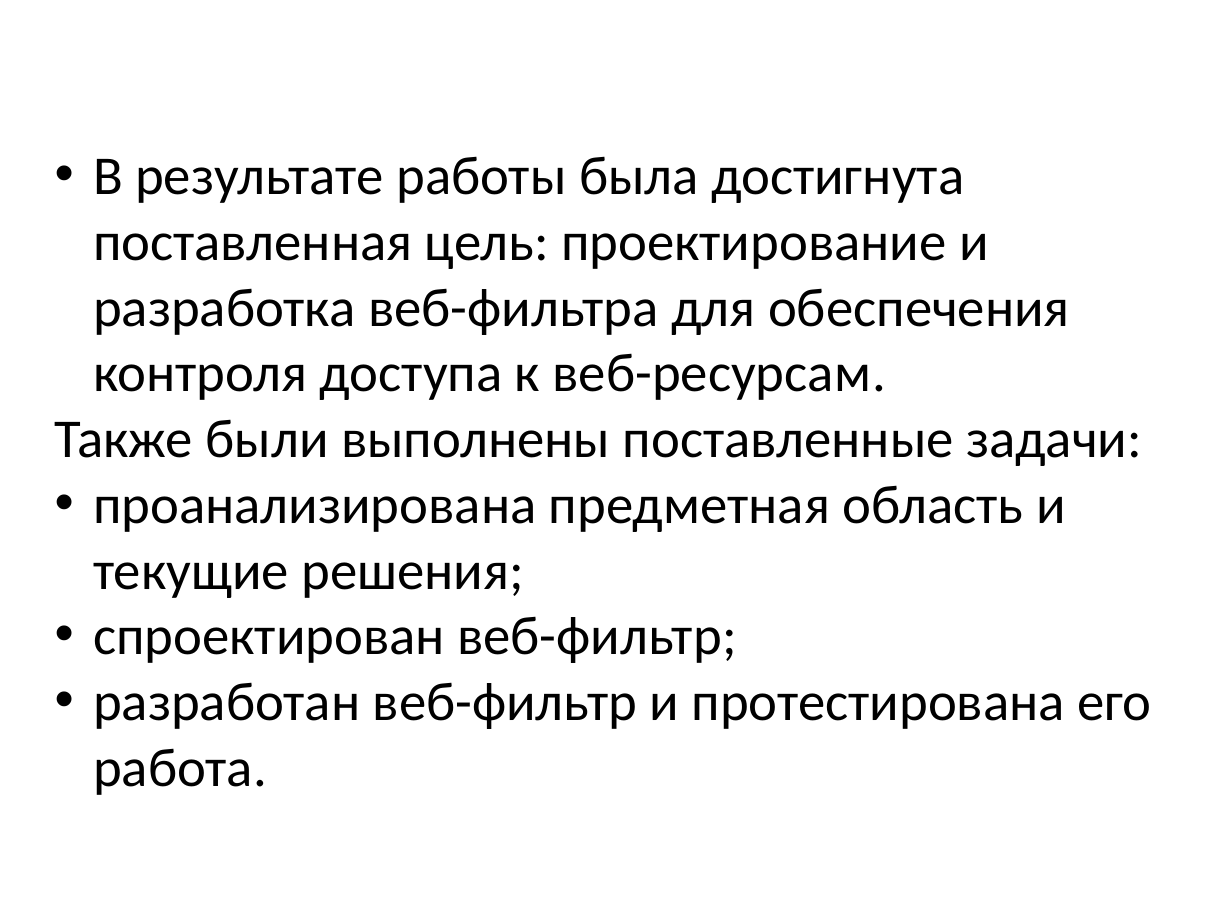
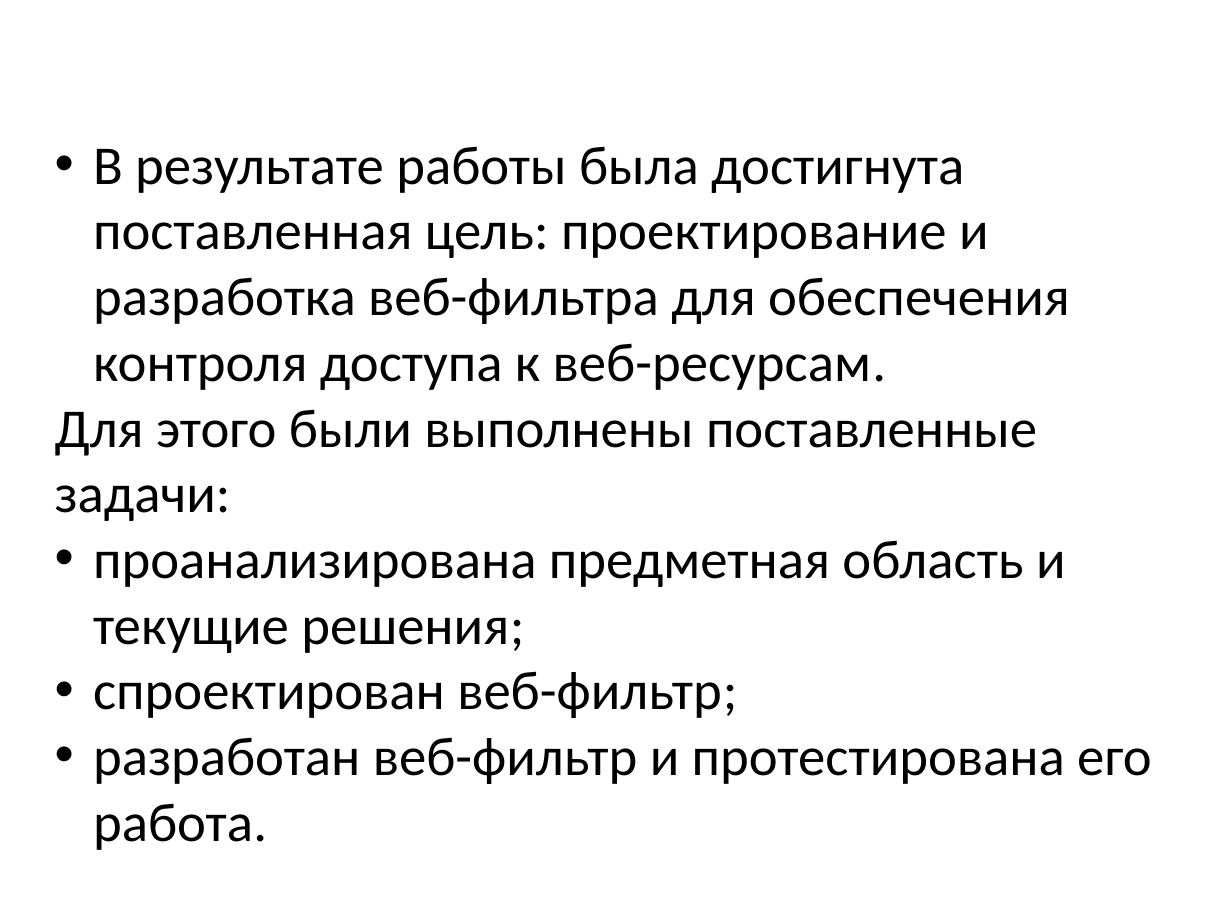
Before and after one commit to BizinMitya/WebFilter, a slide deck: slide 15 of diploma/Проектирование и разработка веб-фильтра для обеспечения контроля доступа к сетевым ресурсам.pptx. Drawn at 1232x924 pixels with LibreOffice and Linux fonts; fonts in the diff are those of the drawing; background and template pictures are left out. Boxes give left, top, right and bottom in pixels: in the first picture for what was removed or moved away, otherwise in the second. Text is boxed around its words. In the diff, an @@ line names an element or a change of style, - is before the commit and + after.

Commit message:
Обновлены презентация и видео демонстрации работы

```diff
--- a/diploma/Проектирование и разработка веб-фильтра для обеспечения контроля доступа к сетевым ресурсам.pptx
+++ b/diploma/Проектирование и разработка веб-фильтра для обеспечения контроля доступа к сетевым ресурсам.pptx
@@ text "В результате работы была достигнута ..." moved from (x1=55, y1=156, x2=1151, y2=795) to (x1=55, y1=146, x2=1151, y2=850) @@
@@ text at (x1=55, y1=409, x2=1037, y2=521): text changed @@
-Также были выполнены поставленные задачи:
+Для этого были выполнены поставленные задачи:
```
Also in this commit, not shown: 4 other slides changed, 4 other files.
